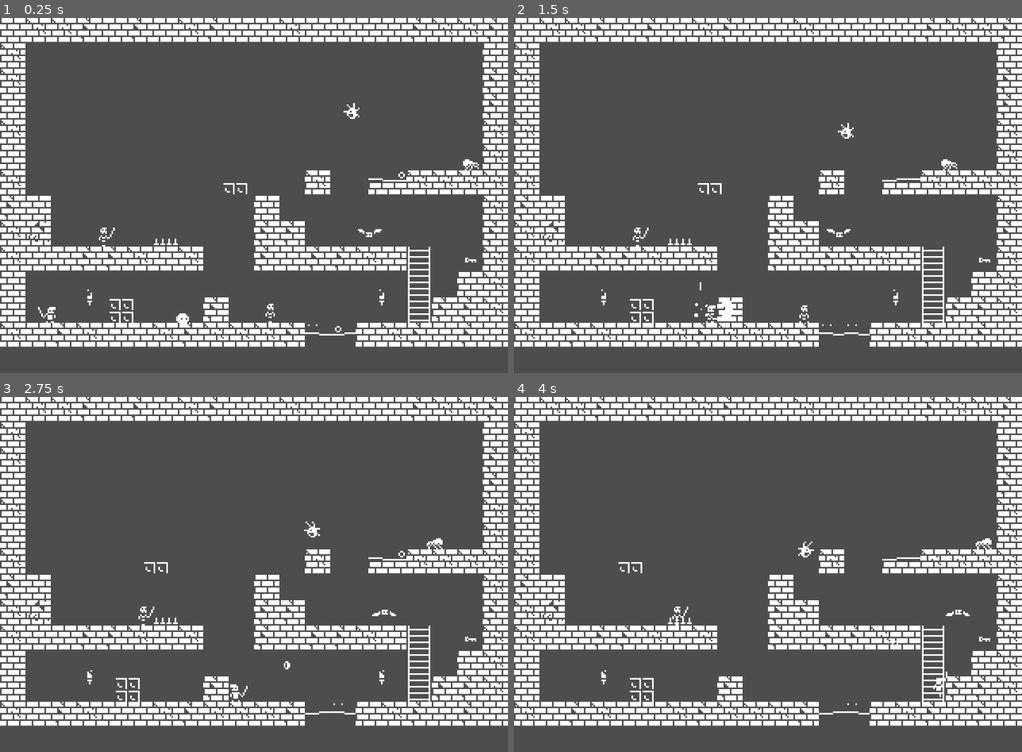
Above: before the commit, frames 1-4 (two rows, left to right).
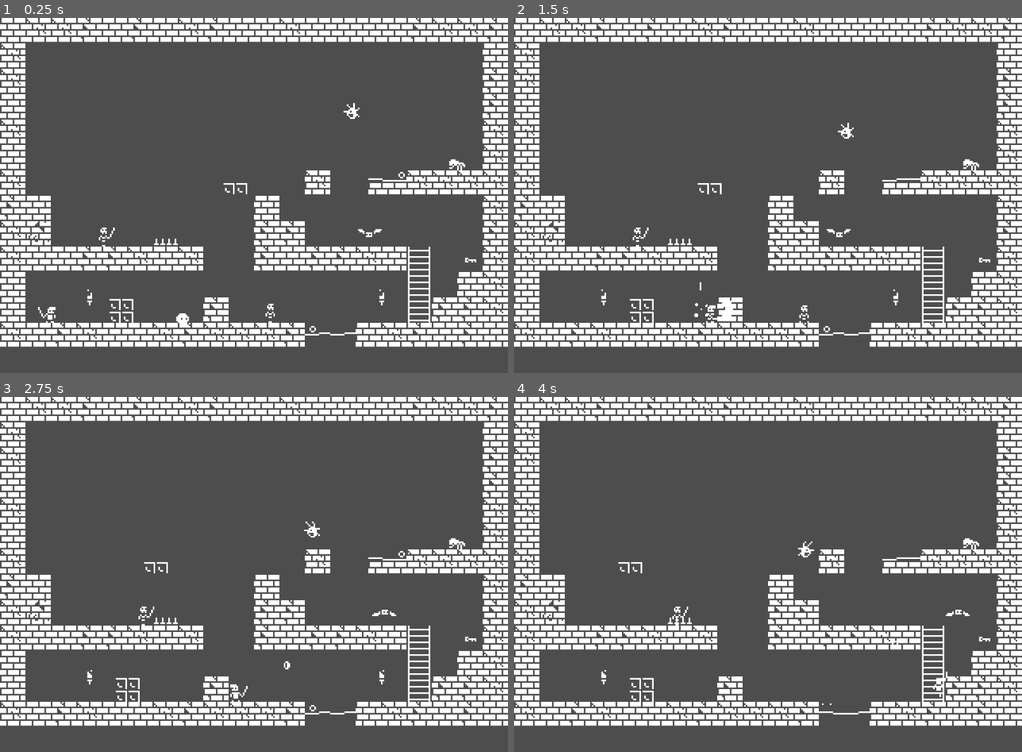
Above: after the commit, the same moments.

Repository: jaerrib/wightwatch_keep
Game: Godot game, scene res://scenes/level_base/level_base.tscn
The game is run twice, just before and just after one commit, with the same random seed, the same clock (stepped at 60 frames per second) and the same inputs.
Inputs:
- Up to frame 1 (0.25 s): no input
- Up to frame 2 (1.5 s): tap Enter (attack) at 0.5, 0.6, 1.35 s; hold D (right) from 0.53 s (still down); tap Space (jump) at 0.77 s
- Up to frame 3 (2.75 s): tap Space (jump) at 1.52 s; release D (right) at 2.03 s; hold A (left) from 2.03 s (still down); tap Enter (attack) at 2.1 s
- Up to frame 4 (4 s): release A (left) at 2.78 s; hold D (right) from 2.78 s (still down); tap Enter (attack) at 2.85, 3.6 s; tap Space (jump) at 3.02, 3.77 s

The runs differ from the first frame. In frame 1, 0.2% of the frame differs, in the area x 60-95%, y 39-90%; in frame 2, 0.2%, in the area x 60-92%, y 39-90%; in frame 3, 0.2%; in frame 4, 0.2%.

Commit message:
Limit spider movement to player proximity

Diff:
--- a/scenes/spider/spider.gd
+++ b/scenes/spider/spider.gd
@@ -1,6 +1,8 @@
 extends EnemyBase
 
 @export var speed: float = 40.0
+
+var _nearby: bool = false
 
 @onready var floor_detection: RayCast2D = $FloorDetection
 @onready var animated_sprite_2d: AnimatedSprite2D = $AnimatedSprite2D
@@ -8,17 +10,28 @@
 
 func _physics_process(delta: float) -> void:
 	super._physics_process(delta)
-
+	check_player_proximity()
 	if not is_on_floor():
 		velocity.y += _gravity * delta
 	else:
-		velocity.x = speed if animated_sprite_2d.flip_h else -speed
+		if _nearby:
+			animated_sprite_2d.play("move")
+			velocity.x = speed if animated_sprite_2d.flip_h else -speed
+		else:
+			animated_sprite_2d.play("idle")
+			velocity.x = 0
 	move_and_slide()
 	if is_on_floor():
 		if is_on_wall() or not floor_detection.is_colliding():
 			flip_me()
 
 
+func check_player_proximity() -> void:
+	var x_dir = _player_ref.global_position.x - global_position.x
+	var y_dir = _player_ref.global_position.y - global_position.y
+	_nearby = (abs(x_dir) < 64) and abs(y_dir) < 16
+
+
 func flip_me() -> void:
 	animated_sprite_2d.flip_h = !animated_sprite_2d.flip_h
 	floor_detection.position.x = -floor_detection.position.x
--- a/scenes/spider/spider.tscn
+++ b/scenes/spider/spider.tscn
@@ -21,6 +21,14 @@
 "frames": [{
 "duration": 1.0,
 "texture": SubResource("AtlasTexture_xtdh8")
+}],
+"loop": false,
+"name": &"idle",
+"speed": 5.0
+}, {
+"frames": [{
+"duration": 1.0,
+"texture": SubResource("AtlasTexture_xtdh8")
 }, {
 "duration": 1.0,
 "texture": SubResource("AtlasTexture_g3wrh")
@@ -29,7 +37,7 @@
 "texture": SubResource("AtlasTexture_o1eoj")
 }],
 "loop": true,
-"name": &"default",
+"name": &"move",
 "speed": 5.0
 }]
 
@@ -45,8 +53,8 @@
 
 [node name="AnimatedSprite2D" parent="." index="0"]
 sprite_frames = SubResource("SpriteFrames_ydlul")
-autoplay = "default"
-frame_progress = 0.298416
+animation = &"move"
+autoplay = "idle"
 
 [node name="CollisionShape2D" parent="." index="1"]
 position = Vector2(0, 4.5)
